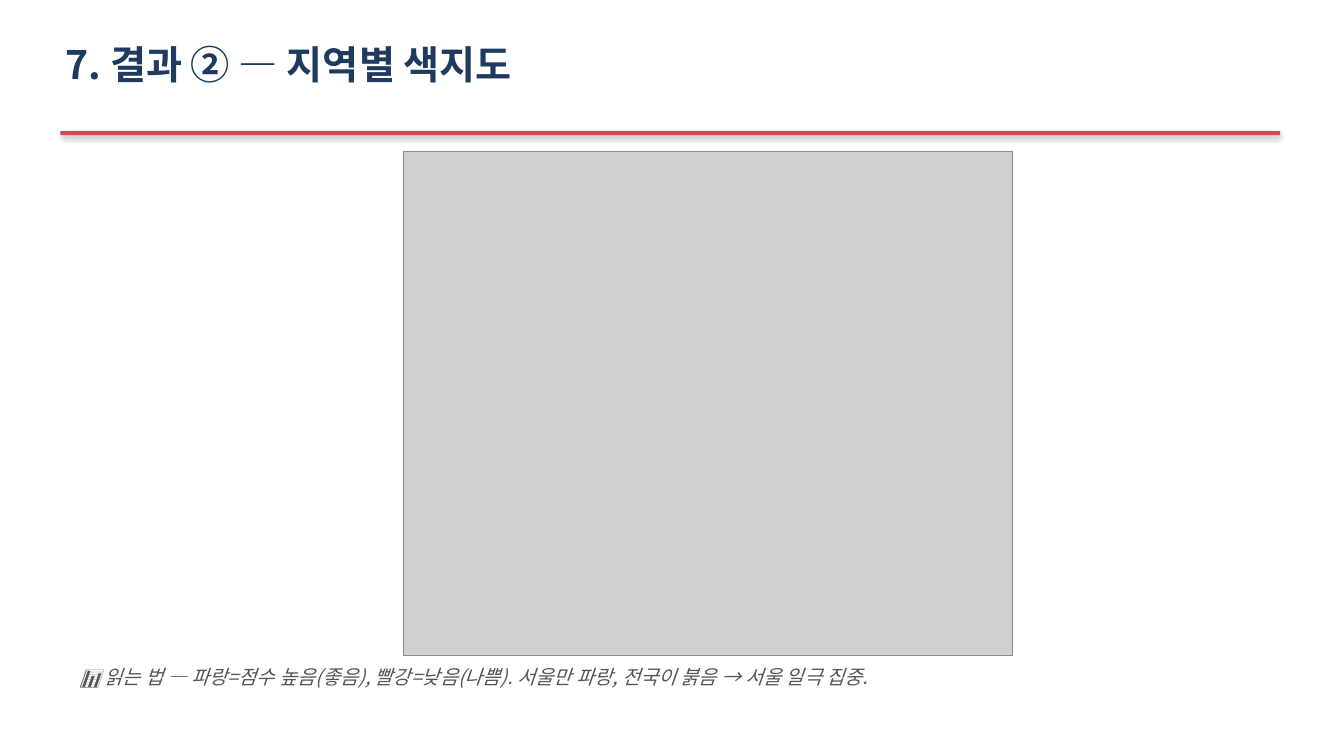
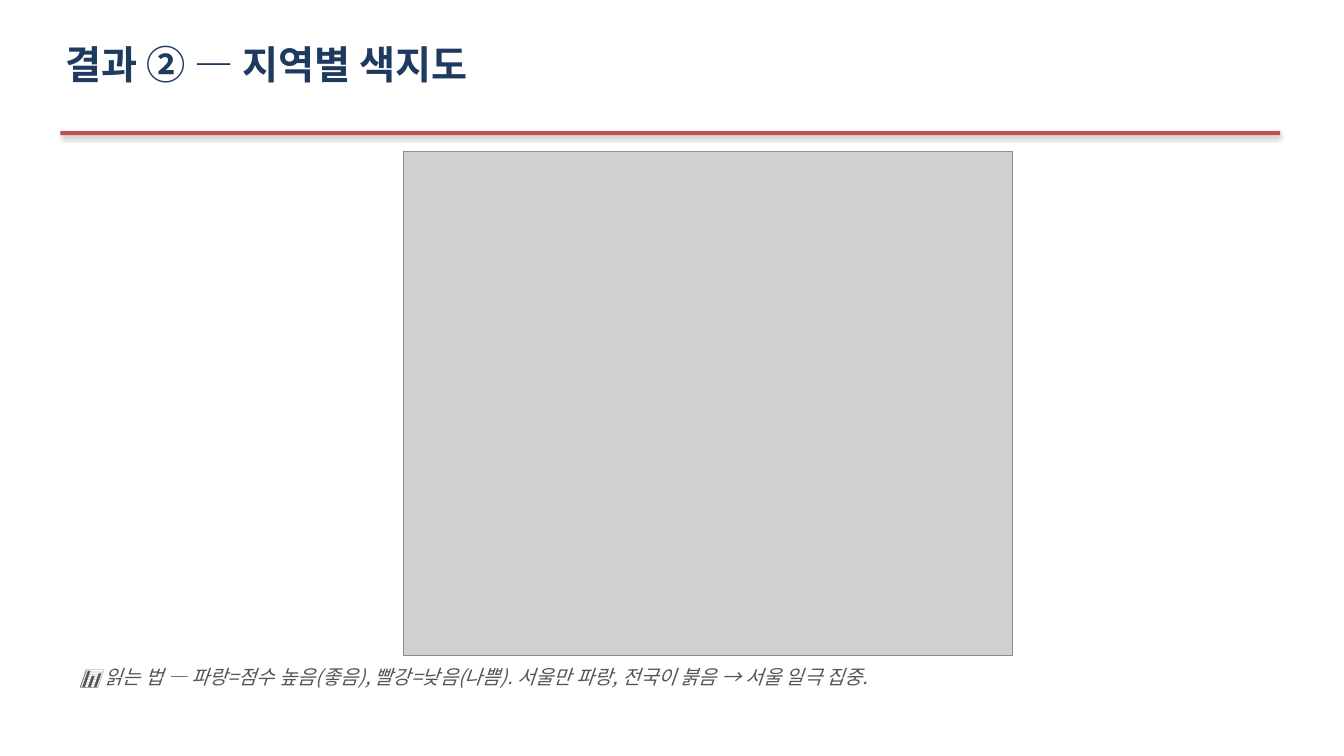
Before and after one commit to Allenkeem/llai-project, a slide deck: slide 13 of reports/발표자료.pptx. Drawn at 1344x756 pixels with LibreOffice and Linux fonts; fonts in the diff are those of the drawing; grey boxes stand for pictures. Boxes give left, top, right and bottom in pixels: in the first picture for what was removed or moved away, otherwise in the second. Text is boxed around its words. In the diff, an @@ line names an element or a change of style, - is before the commit and + after.

```diff
--- a/reports/발표자료.pptx
+++ b/reports/발표자료.pptx
@@ text at box(65, 45, 467, 83): text changed @@
-7. 결과 ② — 지역별 색지도
+결과 ② — 지역별 색지도
```
Also in this commit, not shown: 16 other slides changed.
